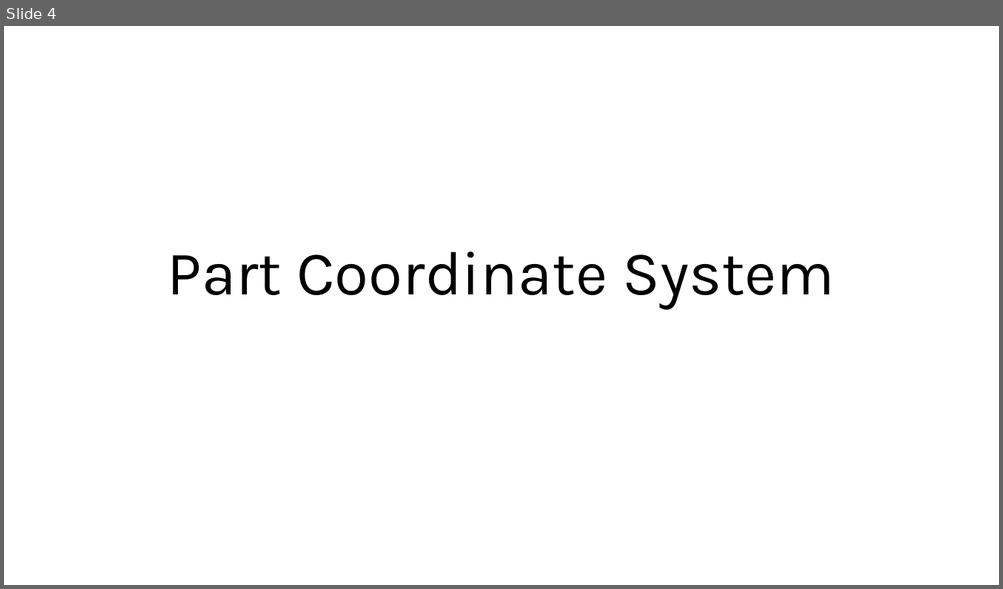
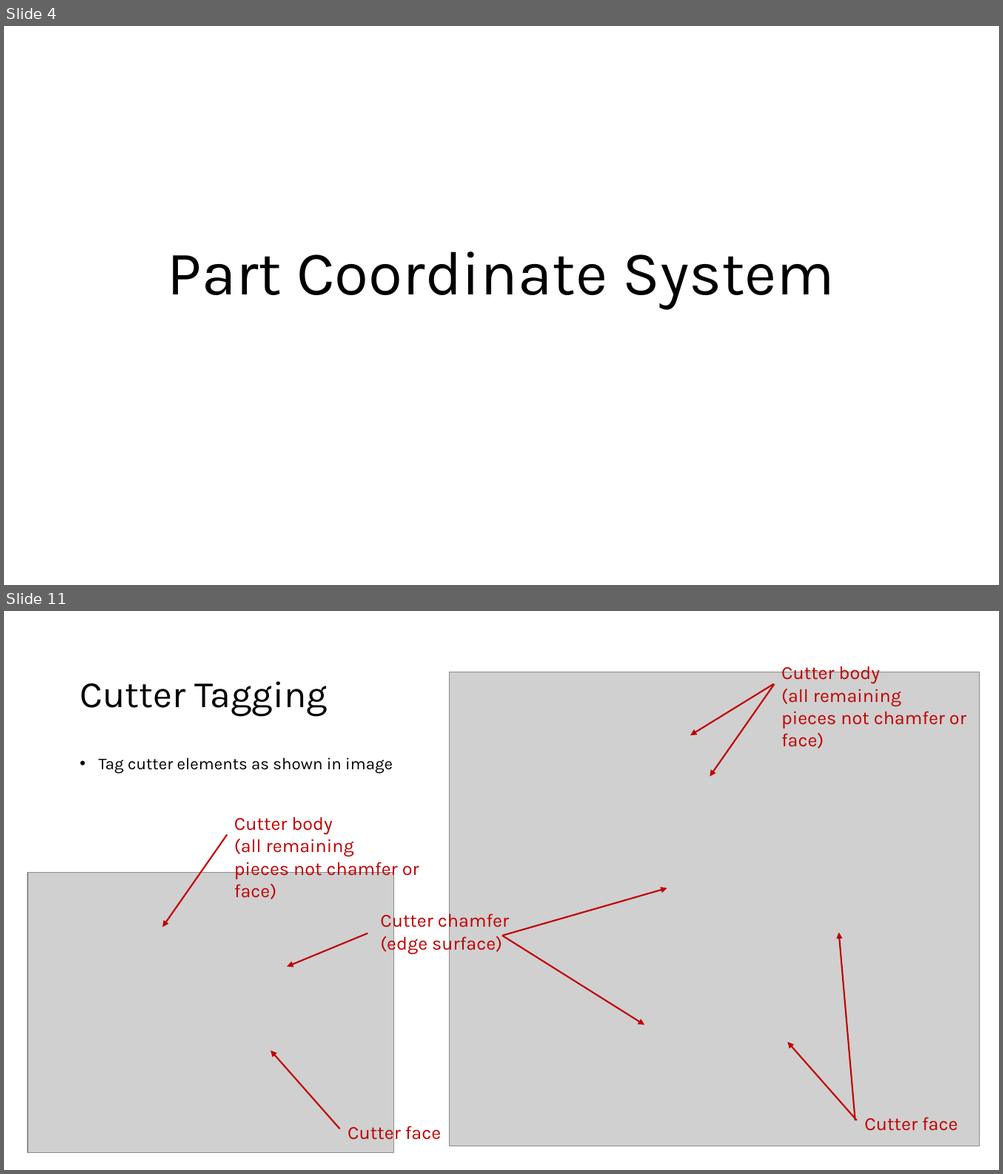
Before and after one commit to justinjones013/CNPC-Resources, a slide deck: Creo CSYS Methodology.pptx. Shown one above the other, each under a label of ours: slide 4 before the commit, slides 4 and 11 after it; the slides between them are not shown. The pictures are 1003x589 and 1003x1174 pixels, drawn with LibreOffice and Linux fonts; fonts in the diff are those of the drawing; grey boxes stand for pictures. Boxes give left, top, right and bottom in pixels: in the first picture for what was removed or moved away, otherwise in the second. Text is boxed around its words. In the diff, an @@ line names an element or a change of style, - is before the commit and + after.

```diff
--- a/Creo CSYS Methodology.pptx
+++ b/Creo CSYS Methodology.pptx
@@ slide 11 added at [4, 611, 999, 1170], background #FFFFFF @@
@@ picture added at [449, 672, 979, 1146] @@
@@ text added at [781, 663, 966, 749], 18 pt, text #C00000 @@
+Cutter body
+(all remaining pieces not chamfer or face)
@@ title added at [79, 681, 327, 716], 36 pt, text #000000 @@
+Cutter Tagging
@@ arrow added from (774, 684) to (691, 735), #C00000 1.5 pt @@
@@ arrow added from (774, 684) to (710, 777), #C00000 1.5 pt @@
@@ text added at [99, 758, 392, 774], 16 pt, text #000000 @@
+• Tag cutter elements as shown in image
@@ text added at [234, 817, 419, 900], 18 pt, text #C00000 @@
+Cutter body
+(all remaining pieces not chamfer or face)
@@ arrow added from (227, 834) to (162, 927), #C00000 1.5 pt @@
@@ picture added at [28, 873, 394, 1153] @@
@@ arrow added from (503, 936) to (667, 889), #C00000 1.5 pt @@
@@ text added at [380, 911, 509, 954], 18 pt, text #C00000 @@
+Cutter chamfer (edge surface)
@@ arrow added from (368, 934) to (287, 967), #C00000 1.5 pt @@
@@ arrow added from (503, 936) to (644, 1025), #C00000 1.5 pt @@
@@ arrow added from (855, 1121) to (839, 933), #C00000 1.5 pt @@
@@ arrow added from (340, 1130) to (270, 1051), #C00000 1.5 pt @@
@@ arrow added from (856, 1121) to (788, 1042), #C00000 1.5 pt @@
@@ text added at [864, 1117, 957, 1131], 18 pt, text #C00000 @@
+Cutter face
@@ text added at [347, 1122, 441, 1144], 18 pt, text #C00000 @@
+Cutter face
```
Also in this commit, not shown: 2 slides changed, 4 other slides added, 1 slide removed.
